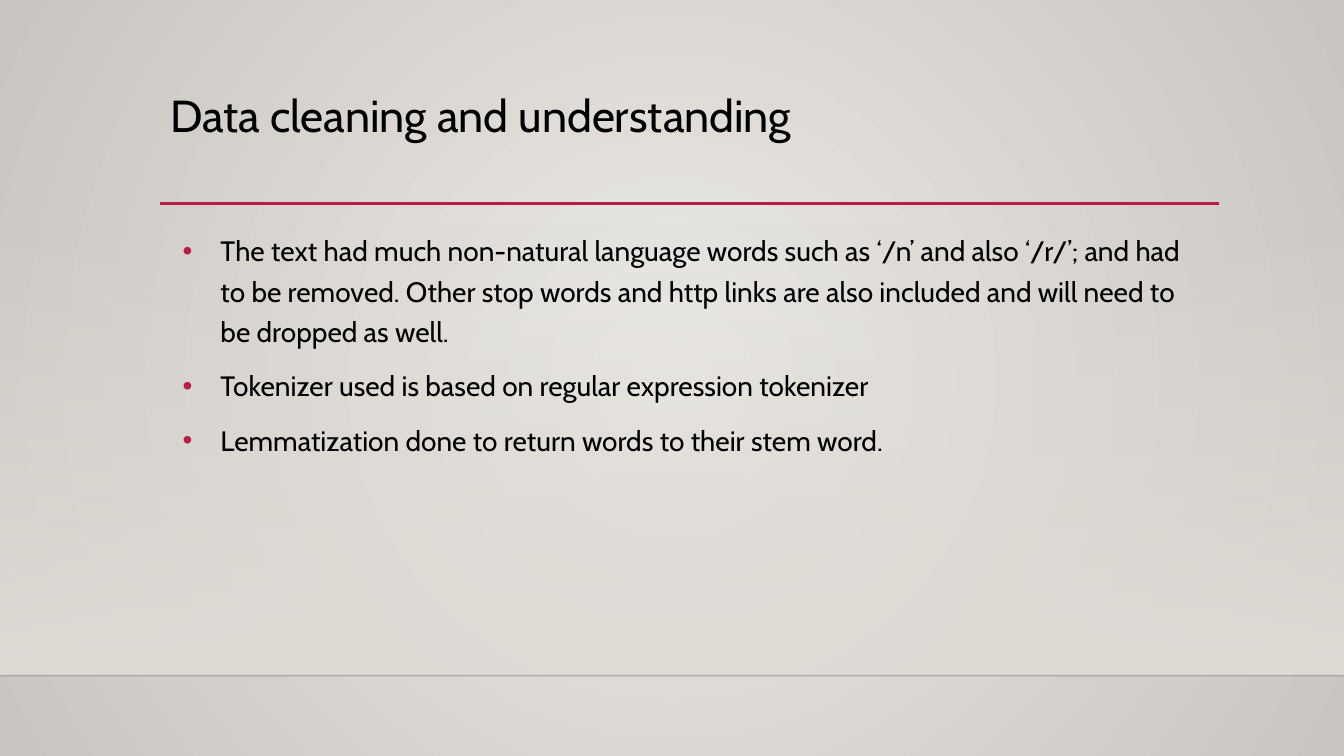
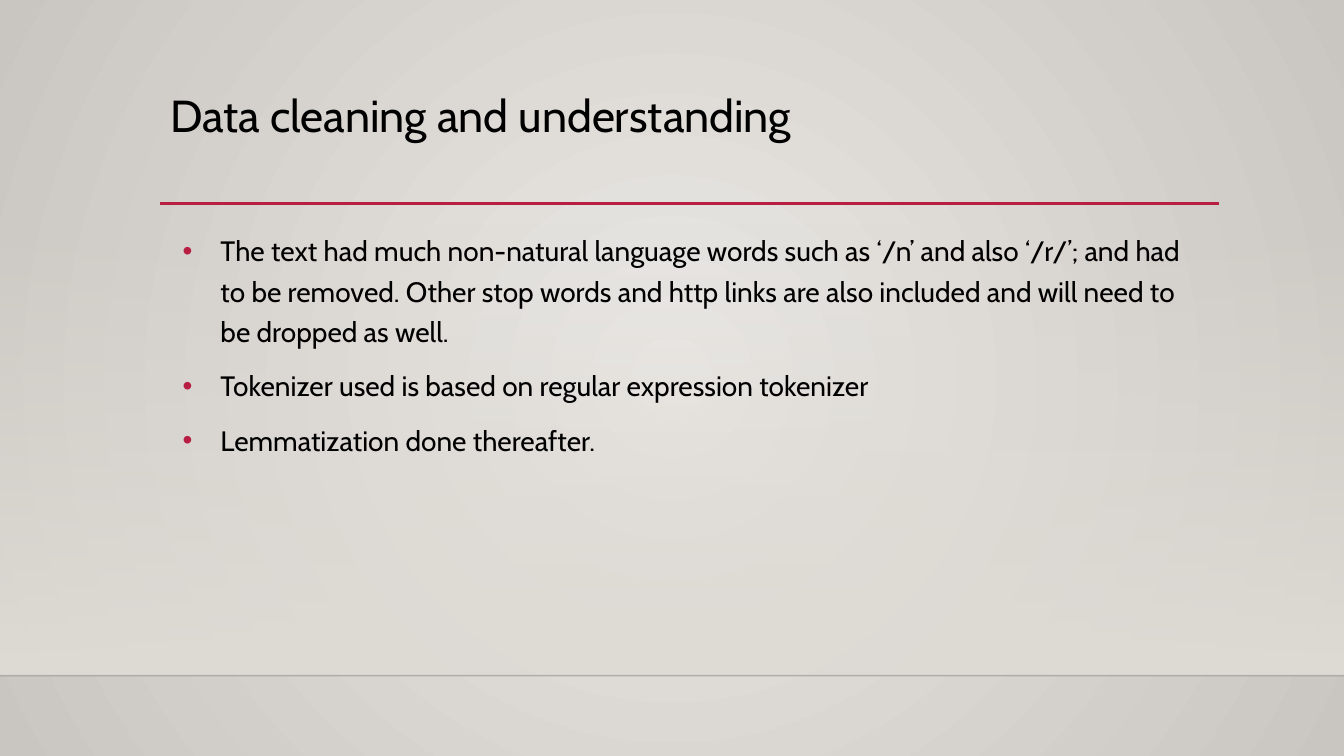
Before and after one commit to KennethChewx/Project_3, a slide deck: slide 6 of Presentation.pptx. Drawn at 1344x756 pixels with LibreOffice and Linux fonts; fonts in the diff are those of the drawing; background and template pictures are left out. Boxes give left, top, right and bottom in pixels: in the first picture for what was removed or moved away, otherwise in the second. Text is boxed around its words. In the diff, an @@ line names an element or a change of style, - is before the commit and + after.

Commit message:
edit

```diff
--- a/Presentation.pptx
+++ b/Presentation.pptx
@@ text at <box>220,430,595,452</box>: text changed @@
-• Lemmatization done to return words to their stem word.
+• Lemmatization done thereafter.
```
